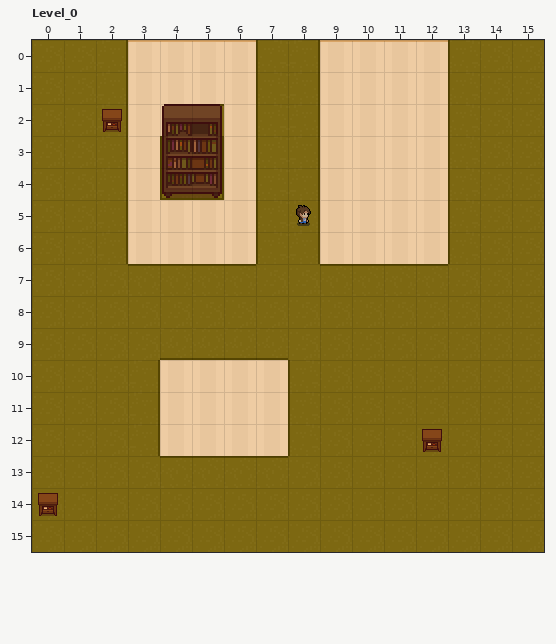
Two states of a LDtk project, assets/maps/basic_map.ldtk. This is how it looked before the edit.
Cells are 16x16 px. Shown: Level_0 x 0..15, y 0..15.
The result:
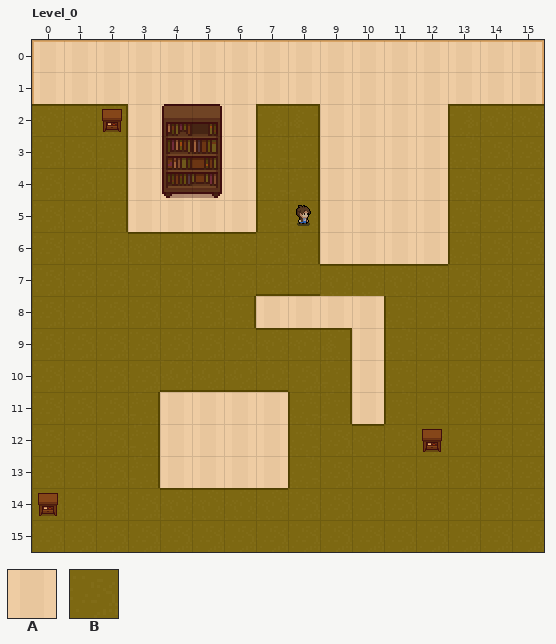
Key: from "Walls": A 1 "unwalkable", B 2 "walkable".
_ is an empty cell, . an unchanged one.
Author's note on the commit: update map, reduce walking speed
From old to new:
--- layer "Walls"
@@ x 0..15 @@
- 0 BBB....BB....BBB
- 1 BBB....BB....BBB
- 2 .....B..........
- 3 ....BB..........
- 4 ....BB..........
+ 0 AAA....AA....AAA
+ 1 AAA....AA....AAA
+ 2 .....A..........
+ 3 ....AA..........
+ 4 ....AA..........
@@ x 3..6 @@
- 6 AAAA
+ 6 BBBB
@@ x 4..10 @@
- 8 ...BBBB
- 9 ......B
-10 AAAA..B
-11 ......B
+ 8 ...AAAA
+ 9 ......A
+10 BBBB..A
+11 ......A
@@ x 4..7 @@
-13 BBBB
+13 AAAA
